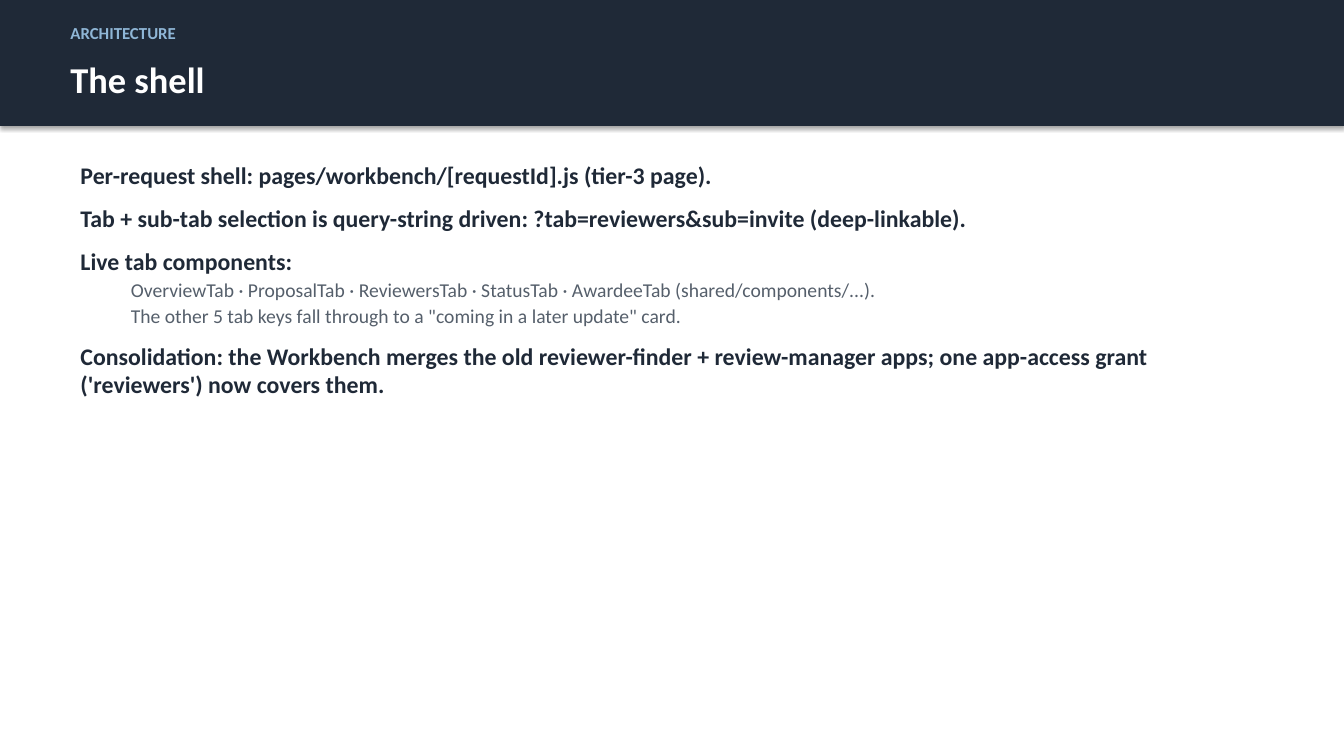
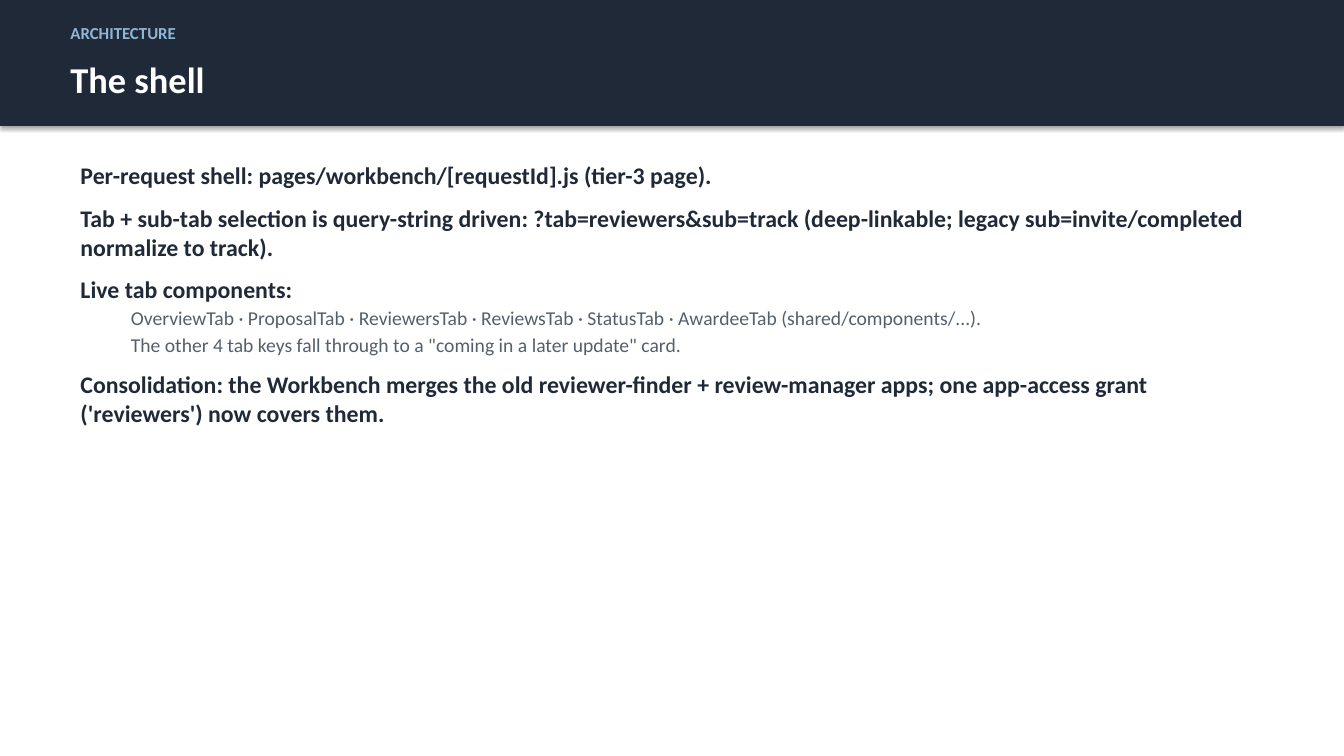
Before and after one commit to justingallivan/wmkf-research-apps, a slide deck: slide 3 of docs/onboarding/Workbench_Onboarding_Technical.pptx. Drawn at 1344x756 pixels with LibreOffice and Linux fonts; fonts in the diff are those of the drawing. Boxes give left, top, right and bottom in pixels: in the first picture for what was removed or moved away, otherwise in the second. Text is boxed around its words. In the diff, an @@ line names an element or a change of style, - is before the commit and + after.

```diff
--- a/docs/onboarding/Workbench_Onboarding_Technical.pptx
+++ b/docs/onboarding/Workbench_Onboarding_Technical.pptx
@@ text at bbox=[80, 209, 1242, 260]: text changed @@
-Tab + sub-tab selection is query-string driven: ?tab=reviewers&sub=invite (deep-linkable).
+Tab + sub-tab selection is query-string driven: ?tab=reviewers&sub=track (deep-linkable; legacy sub=invite/completed normalize to track).
@@ text at bbox=[131, 311, 981, 356]: text changed @@
-  OverviewTab · ProposalTab · ReviewersTab · StatusTab · AwardeeTab (shared/components/...).
-  The other 5 tab keys fall through to a "coming in a later update" card.
+  OverviewTab · ProposalTab · ReviewersTab · ReviewsTab · StatusTab · AwardeeTab (shared/components/...).
+  The other 4 tab keys fall through to a "coming in a later update" card.
```
Also in this commit, not shown: 6 other slides changed, 3 other files.
